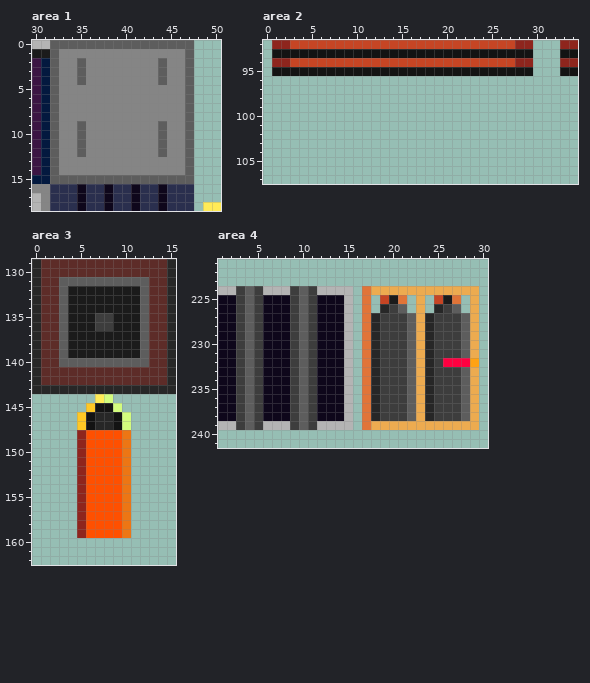
A pixel-art file gets an edit: assets/spritesheet.aseprite. Above: the version before the commit.
320x320 pixels, 1 frame. Colours within 5 levels of each other are drawn and written as one. Shown: area 1: x 30..50, y 0..18; area 2: x 0..34, y 92..107; area 3: x 0..15, y 129..162; area 4: x 1..30, y 221..241.
Now the later version:
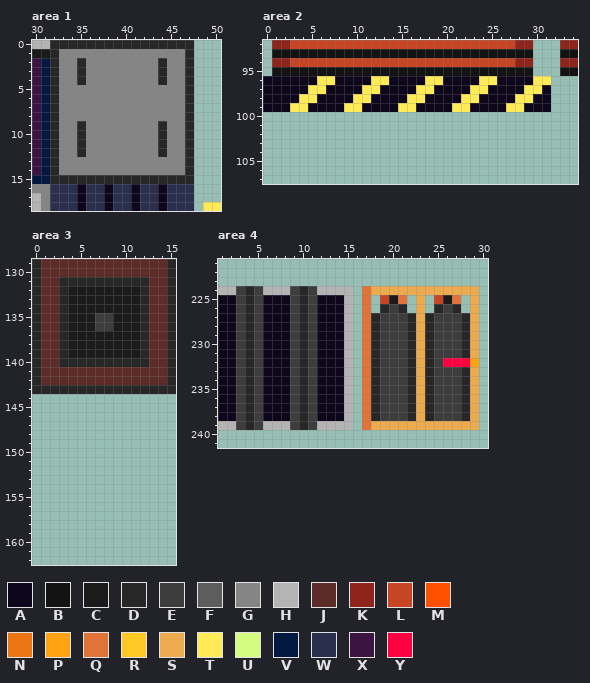
Palette (. is transparent): A #0e071b  B #131313  C #1b1b1b  D #272727  E #3d3d3d  F #5d5d5d  G #858585  H #b4b4b4  J #5d2c28  K #8e251d  L #c64524  M #ff5000  N #ed7614  P #ffa214  Q #e07438  R #ffc825  S #edab50  T #ffeb57  U #d3fc7e  V #03193f  W #2a2f4e  X #3b1443  Y #ff0040
Diff:
--- area 1
@@ x 30..50 @@
- 0 HHFFFFFFFFFFFFFFFF...
- 1 CCFGGGGGGGGGGGGGGF...
- 2 XVFGGFGGGGGGGGFGGF...
- 3 XVFGGFGGGGGGGGFGGF...
- 4 XVFGGFGGGGGGGGFGGF...
- 5 XVFGGGGGGGGGGGGGGF...
- 6 XVFGGGGGGGGGGGGGGF...
- 7 XVFGGGGGGGGGGGGGGF...
- 8 XVFGGGGGGGGGGGGGGF...
- 9 XVFGGFGGGGGGGGFGGF...
-10 XVFGGFGGGGGGGGFGGF...
-11 XVFGGFGGGGGGGGFGGF...
-12 XVFGGFGGGGGGGGFGGF...
-13 XVFGGGGGGGGGGGGGGF...
-14 XVFGGGGGGGGGGGGGGF...
-15 VVFFFFFFFFFFFFFFFF...
+ 0 HHDDDDDDDDDDDDDDDD...
+ 1 CCDGGGGGGGGGGGGGGD...
+ 2 XVDGGDGGGGGGGGDGGD...
+ 3 XVDGGDGGGGGGGGDGGD...
+ 4 XVDGGDGGGGGGGGDGGD...
+ 5 XVDGGGGGGGGGGGGGGD...
+ 6 XVDGGGGGGGGGGGGGGD...
+ 7 XVDGGGGGGGGGGGGGGD...
+ 8 XVDGGGGGGGGGGGGGGD...
+ 9 XVDGGDGGGGGGGGDGGD...
+10 XVDGGDGGGGGGGGDGGD...
+11 XVDGGDGGGGGGGGDGGD...
+12 XVDGGDGGGGGGGGDGGD...
+13 XVDGGGGGGGGGGGGGGD...
+14 XVDGGGGGGGGGGGGGGD...
+15 VVDDDDDDDDDDDDDDDD...
 16 GGWWWAWWAWWAWWAWWW...
--- area 2
@@ x 0..34 @@
  95 .BBBBBBBBBBBBBBBBBBBBBBBBBBBBB...BB
- 96 ...................................
- 97 ...................................
- 98 ...................................
- 99 ...................................
+ 96 AAAAAATTAAAATTAAAATTAAAATTAAAATT...
+ 97 AAAAATTAAAATTAAAATTAAAATTAAAATTA...
+ 98 AAAATTAAAATTAAAATTAAAATTAAAATTAA...
+ 99 AAATTAAAATTAAAATTAAAATTAAAATTAAA...
 100 ...................................
--- area 3
@@ x 0..15 @@
 130 DJJJJJJJJJJJJJJD
-131 DJJFFFFFFFFFFJJD
-132 DJJFCCCCCCCCFJJD
-133 DJJFCCCCCCCCFJJD
-134 DJJFCCCCCCCCFJJD
-135 DJJFCCCEECCCFJJD
-136 DJJFCCCEECCCFJJD
-137 DJJFCCCCCCCCFJJD
-138 DJJFCCCCCCCCFJJD
-139 DJJFCCCCCCCCFJJD
-140 DJJFFFFFFFFFFJJD
+131 DJJDDDDDDDDDDJJD
+132 DJJDCCCCCCCCDJJD
+133 DJJDCCCCCCCCDJJD
+134 DJJDCCCCCCCCDJJD
+135 DJJDCCCEECCCDJJD
+136 DJJDCCCEECCCDJJD
+137 DJJDCCCCCCCCDJJD
+138 DJJDCCCCCCCCDJJD
+139 DJJDCCCCCCCCDJJD
+140 DJJDDDDDDDDDDJJD
 141 DJJJJJJJJJJJJJJD
@@ x 3..12 @@
 143 DDDDDDDDDD
-144 ....TU....
-145 ...RBBU...
-146 ..RBDDBU..
-147 ..RBDDBU..
-148 ..KMMMMN..
-149 ..KMMMMN..
-150 ..KMMMMN..
-151 ..KMMMMN..
-152 ..KMMMMN..
-153 ..KMMMMN..
-154 ..KMMMMN..
-155 ..KMMMMN..
-156 ..KMMMMN..
-157 ..KMMMMN..
-158 ..KMMMMN..
-159 ..KMMMMN..
+144 ..........
+145 ..........
+146 ..........
+147 ..........
+148 ..........
+149 ..........
+150 ..........
+151 ..........
+152 ..........
+153 ..........
+154 ..........
+155 ..........
+156 ..........
+157 ..........
+158 ..........
+159 ..........
 160 ..........
--- area 4
@@ x 1..30 @@
 223 ..............................
-224 HHEFEHHHEFEHHHH.QSSSSSSSSSSSS.
-225 AAEFEAAAEFEAAAH.Q.LCQ.S.LCQ.S.
-226 AAEFEAAAEFEAAAH.Q.DEF.S.DEF.S.
-227 AAEFEAAAEFEAAAH.QDEEEFSDEEEFS.
-228 AAEFEAAAEFEAAAH.QDEEEFSDEEEFS.
-229 AAEFEAAAEFEAAAH.QDEEEFSDEEEFS.
-230 AAEFEAAAEFEAAAH.QDEEEFSDEEEFS.
-231 AAEFEAAAEFEAAAH.QDEEEFSDEEEFS.
-232 AAEFEAAAEFEAAAH.QDEEEFSDEYYYP.
-233 AAEFEAAAEFEAAAH.QDEEEFSDEEEFS.
-234 AAEFEAAAEFEAAAH.QDEEEFSDEEEFS.
-235 AAEFEAAAEFEAAAH.QDEEEFSDEEEFS.
-236 AAEFEAAAEFEAAAH.QDEEEFSDEEEFS.
-237 AAEFEAAAEFEAAAH.QDEEEFSDEEEFS.
-238 AAEFEAAAEFEAAAH.QDEEEFSDEEEFS.
-239 HHEFEHHHEFEHHHH.QSSSSSSSSSSSS.
+224 HHEDEHHHEDEHHHH.QSSSSSSSSSSSS.
+225 AAEDEAAAEDEAAAH.Q.LCQ.S.LCQ.S.
+226 AAEDEAAAEDEAAAH.Q.DED.S.DED.S.
+227 AAEDEAAAEDEAAAH.QDEEEDSDEEEDS.
+228 AAEDEAAAEDEAAAH.QDEEEDSDEEEDS.
+229 AAEDEAAAEDEAAAH.QDEEEDSDEEEDS.
+230 AAEDEAAAEDEAAAH.QDEEEDSDEEEDS.
+231 AAEDEAAAEDEAAAH.QDEEEDSDEEEDS.
+232 AAEDEAAAEDEAAAH.QDEEEDSDEYYYP.
+233 AAEDEAAAEDEAAAH.QDEEEDSDEEEDS.
+234 AAEDEAAAEDEAAAH.QDEEEDSDEEEDS.
+235 AAEDEAAAEDEAAAH.QDEEEDSDEEEDS.
+236 AAEDEAAAEDEAAAH.QDEEEDSDEEEDS.
+237 AAEDEAAAEDEAAAH.QDEEEDSDEEEDS.
+238 AAEDEAAAEDEAAAH.QDEEEDSDEEEDS.
+239 HHEDEHHHEDEHHHH.QSSSSSSSSSSSS.
 240 ..............................
